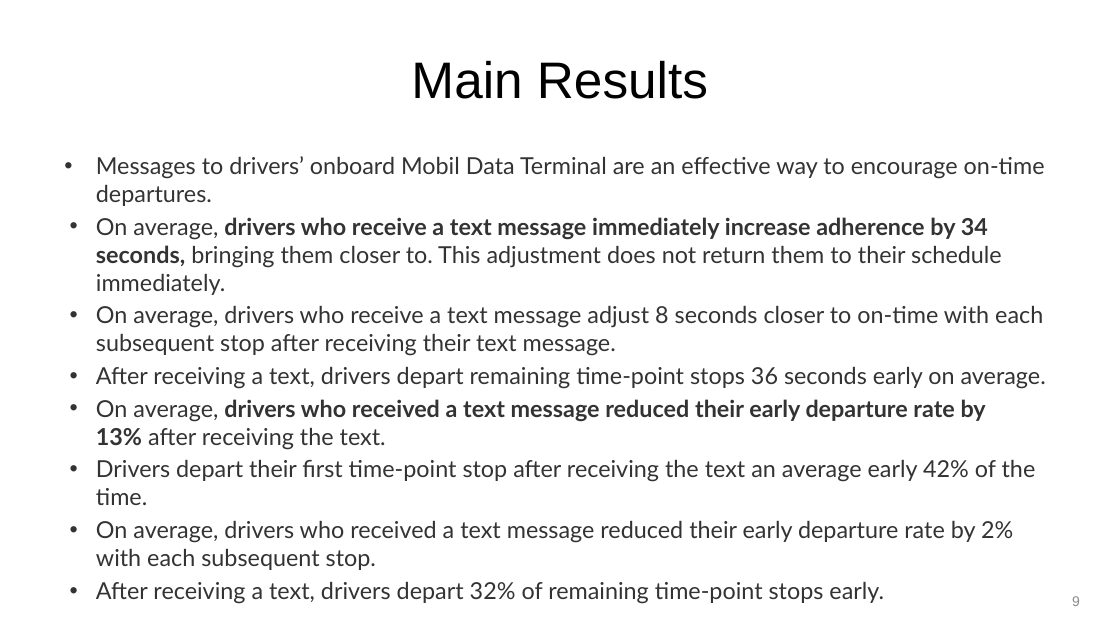
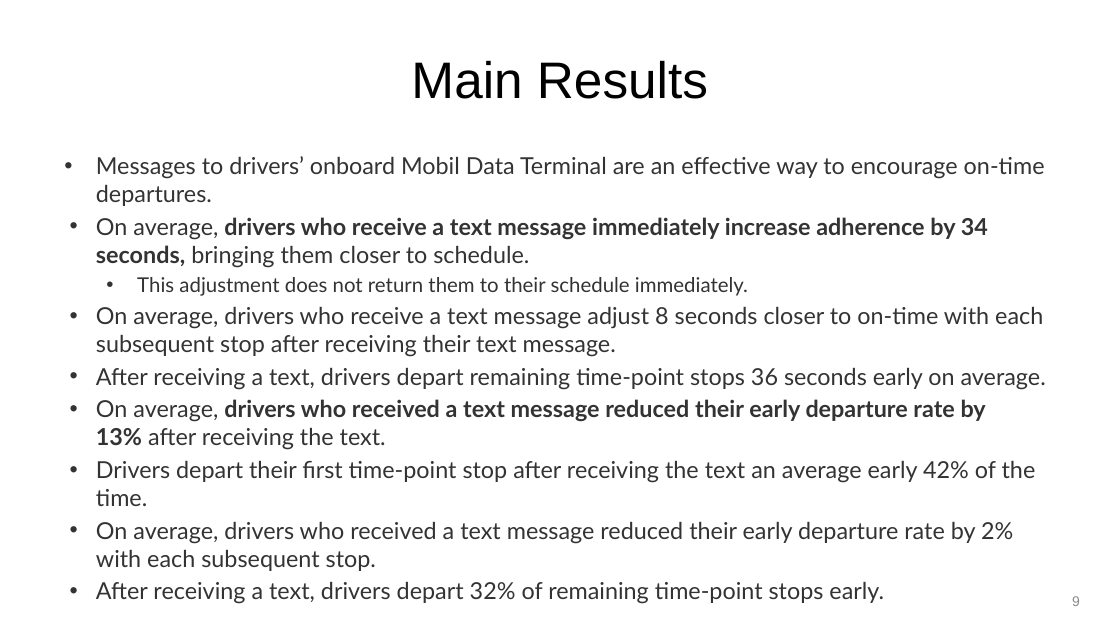
Before and after one commit to MTA-MD-OPM/mta_trb_data_challenge_2025_submission, a slide deck: slide 9 of docs/Early Bus Departure Prevention.pptx. Drawn at 1120x630 pixels with LibreOffice and Linux fonts; fonts in the diff are those of the drawing; background and template pictures are left out. Boxes give left, top, right and bottom in pixels: in the first picture for what was removed or moved away, otherwise in the second. Text is boxed around its words. In the diff, an @@ line names an element or a change of style, - is before the commit and + after.

Commit message:
Small update to the .ppt

```diff
--- a/docs/Early Bus Departure Prevention.pptx
+++ b/docs/Early Bus Departure Prevention.pptx
@@ text at (96,217,988,296): text changed @@
-• On average, drivers who receive a text message immediately increase adherence by 34 seconds, bringing them closer to. This adjustment does not return them to their schedule immediately.
+• On average, drivers who receive a text message immediately increase adherence by 34 seconds, bringing them closer to schedule.
+  • This adjustment does not return them to their schedule immediately.
```
Also in this commit, not shown: 1 other file.
